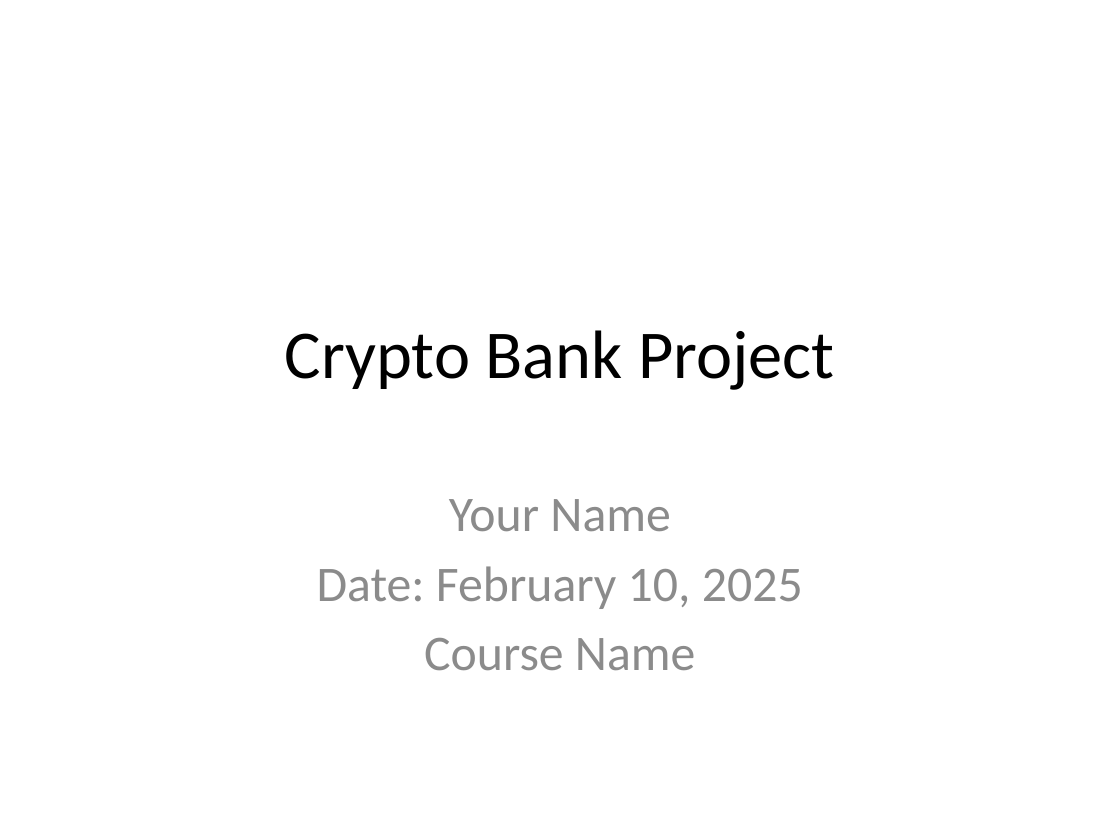
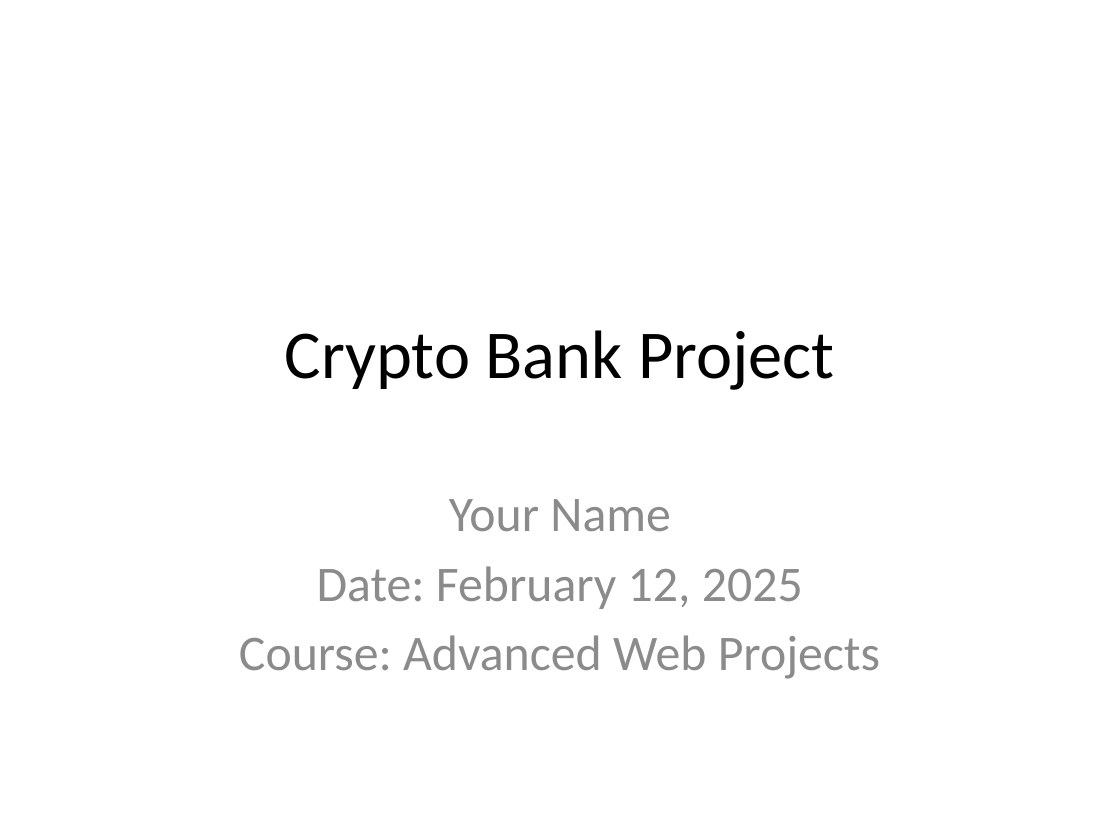
Before and after one commit to MedMoncef/cryptoBank, a slide deck: slide 1 of presentation/CryptoBankPresentation.pptx. Drawn at 1120x840 pixels with LibreOffice and Linux fonts; fonts in the diff are those of the drawing. Boxes give left, top, right and bottom in pixels: in the first picture for what was removed or moved away, otherwise in the second. Text is boxed around its words. In the diff, an @@ line names an element or a change of style, - is before the commit and + after.

```diff
--- a/presentation/CryptoBankPresentation.pptx
+++ b/presentation/CryptoBankPresentation.pptx
@@ subtitle at box(239, 566, 880, 679): text changed @@
-Date: February 10, 2025
-Course Name
+Date: February 12, 2025
+Course: Advanced Web Projects
```
Also in this commit, not shown: 10 other slides changed, 20 other files.
